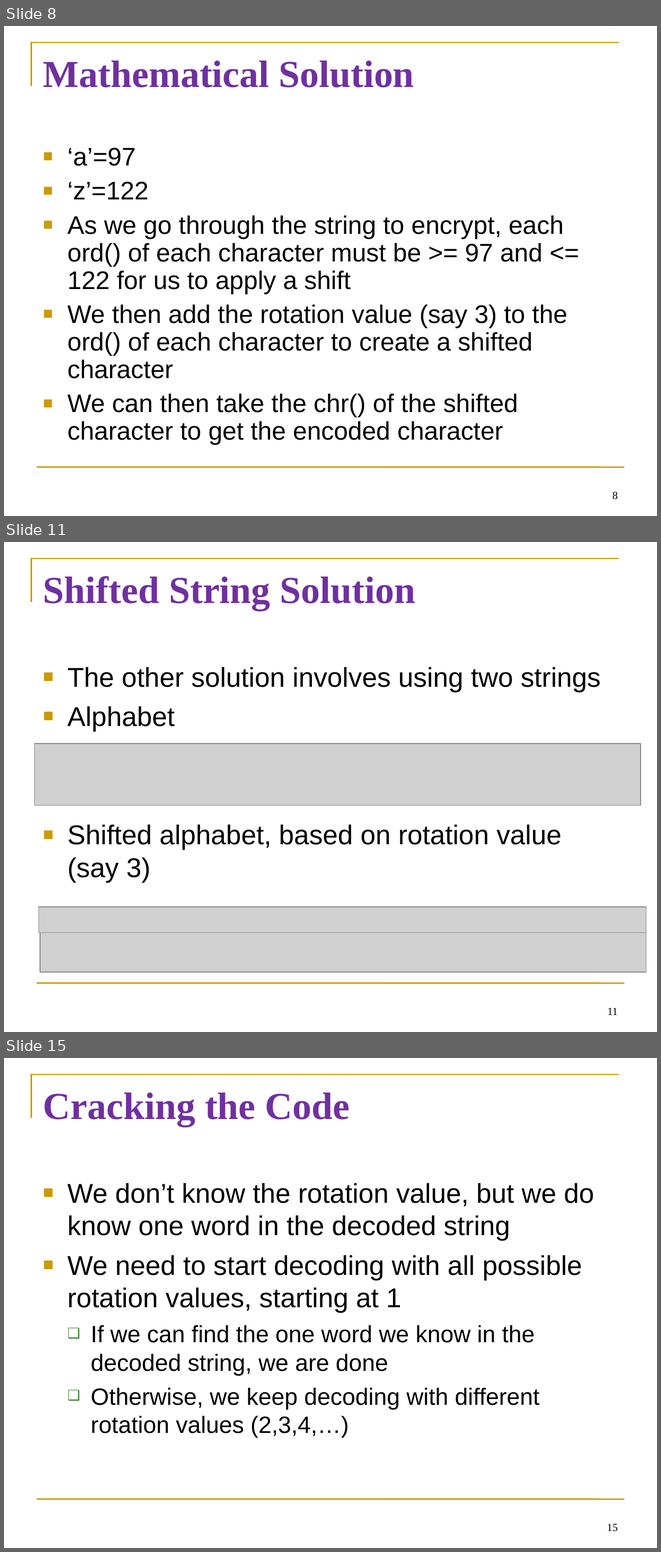
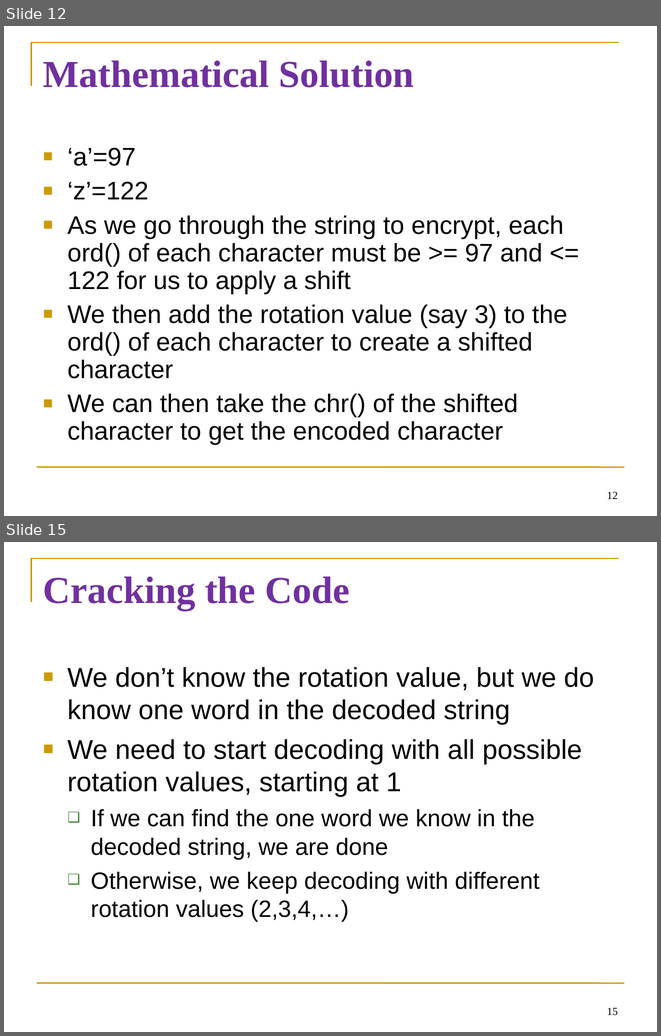
Before and after one commit to diesburg/teaching-intro-to-python-fall-2024, a slide deck: sessions/s19/s19.ppt. Shown one above the other, each under a label of ours: slides 8, 11 and 15 before the commit, slides 12 and 15 after it; the slides between them are not shown. The pictures are 661x1552 and 661x1036 pixels, drawn with LibreOffice and Linux fonts; fonts in the diff are those of the drawing; grey boxes stand for pictures. Boxes give left, top, right and bottom in pixels: in the first picture for what was removed or moved away, otherwise in the second. Text is boxed around its words. In the diff, an @@ line names an element or a change of style, - is before the commit and + after.

```diff
--- a/sessions/s19/s19.ppt
+++ b/sessions/s19/s19.ppt
@@ slide 11 removed at [4, 542, 657, 1032], background #FFFFFF; not listed: 2 template elements that a slide beside it also shows @@
@@ title removed at [43, 576, 416, 611] @@
-Shifted String Solution
@@ text removed at [68, 667, 601, 882] @@
-■ The other solution involves using two strings
-■ Alphabet
-■ Shifted alphabet, based on rotation value (say 3)
@@ picture removed at [35, 743, 641, 805] @@
@@ picture removed at [38, 906, 646, 933] @@
@@ picture removed at [40, 910, 646, 972] @@
@@ page number removed at [607, 1007, 618, 1015] @@
-11
@@ what was slide 8 is now slide 12 @@
@@ page number at [607, 491, 618, 499]: text changed @@
-8
+12
```
Also in this commit, not shown: 5 slides changed, 2 slides added, 3 other slides removed, 13 other files.
